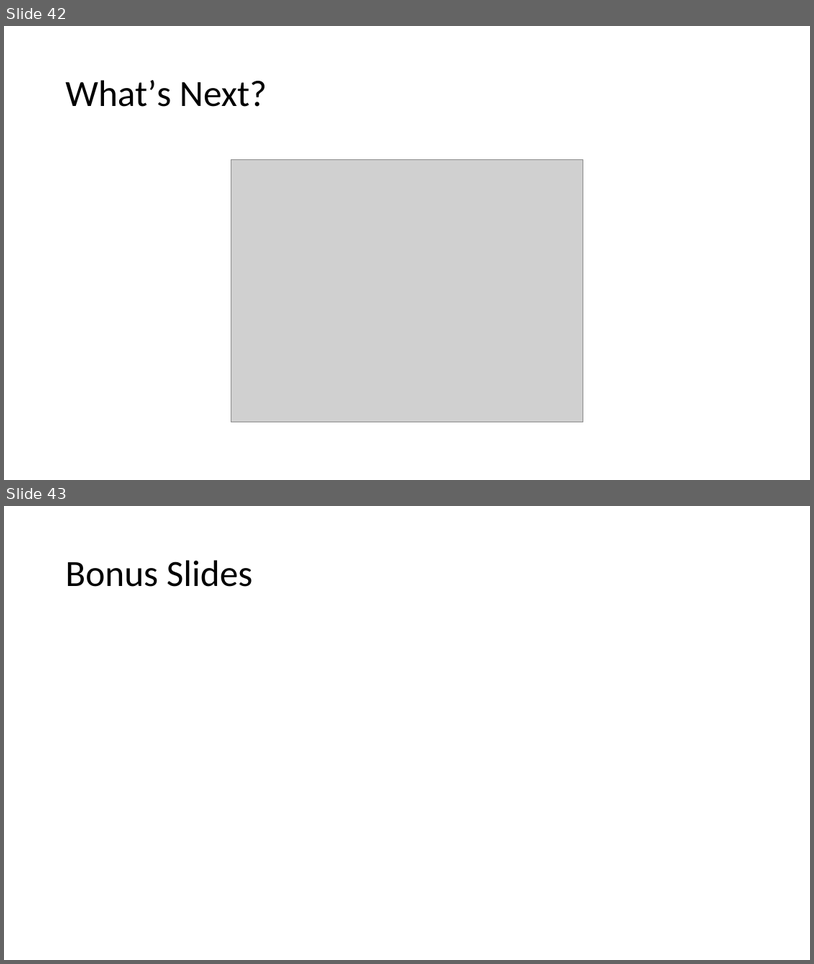
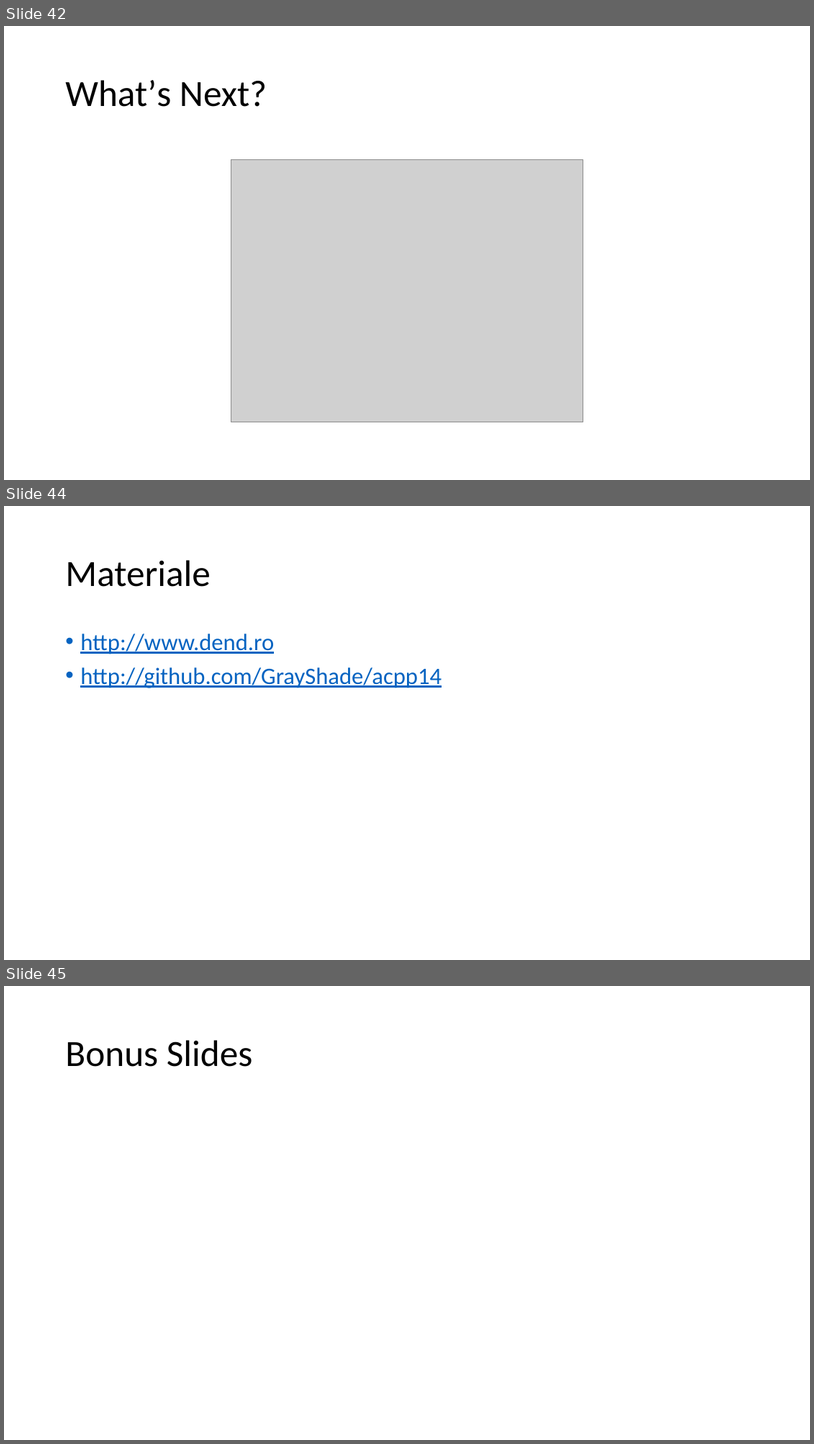
Before and after one commit to lnicola/acpp14, a slide deck: day1/Advanced C++ Day 1.pptx. Shown one above the other, each under a label of ours: slides 42 and 43 before the commit, slides 42, 44 and 45 after it; the slides between them are not shown. The pictures are 814x964 and 814x1444 pixels, drawn with LibreOffice and Linux fonts; fonts in the diff are those of the drawing; grey boxes stand for pictures. Boxes give left, top, right and bottom in pixels: in the first picture for what was removed or moved away, otherwise in the second. Text is boxed around its words. In the diff, an @@ line names an element or a change of style, - is before the commit and + after.

```diff
--- a/day1/Advanced C++ Day 1.pptx
+++ b/day1/Advanced C++ Day 1.pptx
@@ slide 44 added at (4,506,810,960), background #FFFFFF @@
@@ title added at (65,560,211,587), 44 pt, text #000000 @@
+Materiale
@@ text added at (80,633,442,688), 28 pt, text #0563C1, underline @@
+• http://www.dend.ro
+• http://github.com/GrayShade/acpp14
@@ what was slide 43 is now slide 45 @@
```
Also in this commit, not shown: 1 slide changed, 1 other slide added.
